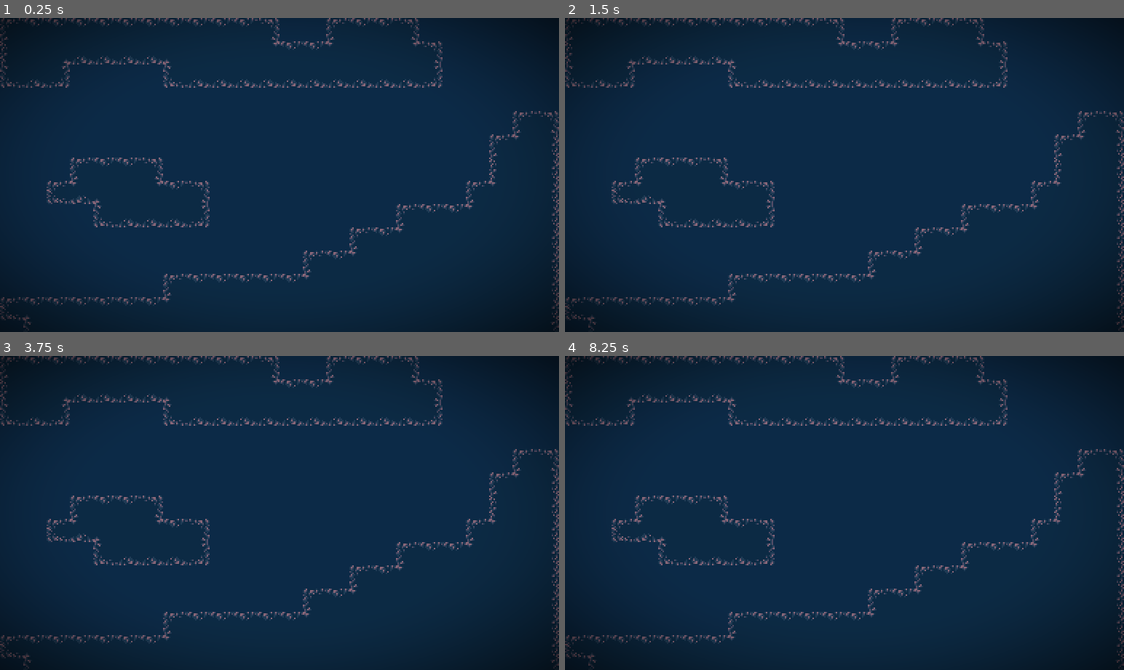
Above: before the commit, frames 1-4 (two rows, left to right).
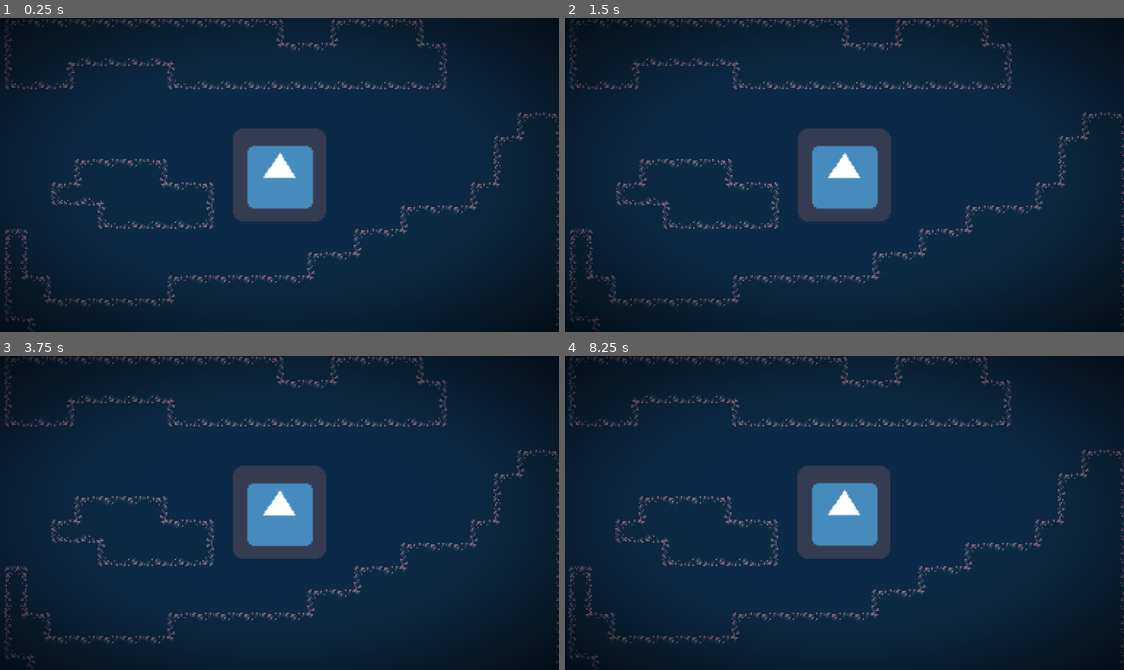
Above: after the commit, the same moments.

Repository: Fantasu/DoubleTroubleRep
Game: Godot game, scene res://scenes/master.tscn
Two runs of this game, one before a commit and one after it. Both use one fixed random seed, a clock stepped at 60 frames per second and the inputs below. The engine's default icon, where the game draws it, is replaced by a stand-in: a white triangle on a blue panel in a dark square.
Inputs:
- Up to frame 1 (0.25 s): no input
- Up to frame 2 (1.5 s): tap Enter at 0.5 s; tap Space at 1.25 s; hold Down (ui_down) from 1.28 s (still down)
- Up to frame 3 (3.75 s): tap Enter at 2, 3.5 s; release Down (ui_down) at 2.03 s; tap Space at 2.75 s; hold Down (ui_down) from 3.53 s (still down)
- Up to frame 4 (8.25 s): tap Space at 4.25 s; release Down (ui_down) at 5.78 s; hold Down (ui_down) from 8.03 s (still down)

The runs differ from the first frame. In frame 1, 9.0% of the frame differs, in the area x 0-100%, y 0-100%; in frame 2, 9.0%; in frame 3, 8.9%; in frame 4, 9.0%.

Commit message:
shakecamera and gameevents

Diff:
--- a/enemy_project/project.godot
+++ b/enemy_project/project.godot
@@ -29,6 +29,10 @@
 config/name="Enemy-y-y-y"
 run/main_scene="res://scenes/master.tscn"
 config/icon="res://icon.png"
+
+[autoload]
+
+GameEvents="*res://scenes/autoloads/gameevents.gd"
 
 [display]
 
--- /dev/null
+++ b/enemy_project/scenes/autoloads/gameevents.gd
@@ -0,0 +1,3 @@
+extends Node
+
+signal call_shake(trauma_amount) #0 - 1
--- /dev/null
+++ b/enemy_project/scenes/camera/camera.tscn
@@ -0,0 +1,11 @@
+[gd_scene load_steps=2 format=2]
+
+[ext_resource path="res://scripts/camera/camera.gd" type="Script" id=1]
+
+[node name="Camera2D" type="Camera2D"]
+position = Vector2( 192, 108 )
+script = ExtResource( 1 )
+
+[node name="Timer" type="Timer" parent="."]
+
+[node name="Tween" type="Tween" parent="."]
--- a/enemy_project/scenes/master.tscn
+++ b/enemy_project/scenes/master.tscn
@@ -1,7 +1,10 @@
-[gd_scene load_steps=47 format=2]
+[gd_scene load_steps=50 format=2]
 
 [ext_resource path="res://assets/sprites/tilemaps/tilemap1.png" type="Texture" id=1]
 [ext_resource path="res://assets/resources/shaders/vignetteshader.shader" type="Shader" id=2]
+[ext_resource path="res://scenes/camera/camera.tscn" type="PackedScene" id=3]
+[ext_resource path="res://scripts/levels/master.gd" type="Script" id=4]
+[ext_resource path="res://icon.png" type="Texture" id=5]
 
 [sub_resource type="ConvexPolygonShape2D" id=3]
 points = PoolVector2Array( 0, 0, 16, 0, 16, 16, 0, 16 )
@@ -410,18 +413,20 @@
 [sub_resource type="ShaderMaterial" id=2]
 shader = ExtResource( 2 )
 shader_param/color = Color( 0, 0, 0, 1 )
-shader_param/multiplier = 0.321
-shader_param/softness = 0.982
+shader_param/multiplier = 0.236
+shader_param/softness = 0.998
 
 [node name="Master" type="Node2D"]
+script = ExtResource( 4 )
 
 [node name="TileMap" type="TileMap" parent="."]
 tile_set = SubResource( 1 )
 cell_size = Vector2( 16, 16 )
 format = 1
-tile_data = PoolIntArray( 0, 0, 0, 1, 0, 1, 2, 0, 1, 3, 0, 1 …(1272 unchanged characters)… 524310, 0, 65537, 524311, 0, 65538, 589839, 0, 0, 589840, 0, 1, 589841, 0, 131078, 589842, 0, 65537, 589843, 0, 65537, 589844, 0, 65537, 589845, 0, 65537, 589846, 0, 65537, 589847, 0, 65538, 655373, 0, 0, 655374, 0, 1, 655375, 0, 131078, 655376, 0, 65537, 655377, 0, 65537, 655378, 0, 65537, 655379, 0, 65537, 655380, 0, 65537, 655381, 0, 65537, 655382, 0, 65537, 655383, 0, 65538, 720903, 0, 0, 720904, 0, 1, 720905, 0, 1, 720906, 0, 1, 720907, 0, 1, 720908, 0, 1, 720909, 0, 131078, 720910, 0, 65537, 720911, 0, 65537, 720912, 0, 65537, 720913, 0, 65537, 720914, 0, 65537, 720915, 0, 65537, 720916, 0, 65537, 720917, 0, 65537, 720918, 0, 65537, 720919, 0, 65538, 786432, 0, 196608, 786433, 0, 6, 786434, 0, 1, 786435, 0, 1, 786436, 0, …(776 unchanged characters)…
+tile_data = PoolIntArray( 0, 0, 0, 1, 0, 1, 2, 0, 1, 3, 0, 1 …(1272 unchanged characters)… 524310, 0, 65537, 524311, 0, 65538, 589824, 0, 3, 589839, 0, 0, 589840, 0, 1, 589841, 0, 131078, 589842, 0, 65537, 589843, 0, 65537, 589844, 0, 65537, 589845, 0, 65537, 589846, 0, 65537, 589847, 0, 65538, 655360, 0, 65539, 655373, 0, 0, 655374, 0, 1, 655375, 0, 131078, 655376, 0, 65537, 655377, 0, 65537, 655378, 0, 65537, 655379, 0, 65537, 655380, 0, 65537, 655381, 0, 65537, 655382, 0, 65537, 655383, 0, 65538, 720896, 0, 131076, 720897, 0, 2, 720903, 0, 0, 720904, 0, 1, 720905, 0, 1, 720906, 0, 1, 720907, 0, 1, 720908, 0, 1, 720909, 0, 131078, 720910, 0, 65537, 720911, 0, 65537, 720912, 0, 65537, 720913, 0, 65537, 720914, 0, 65537, 720915, 0, 65537, 720916, 0, 65537, 720917, 0, 65537, 720918, 0, 65537, 720919, 0, 65538, 786432, 0, 131072, 786433, 0, 9, 786434, 0, 1, 786435, 0, 1, 786436, 0, …(776 unchanged characters)…
 
 [node name="FrontLayer" type="CanvasLayer" parent="."]
+layer = 128
 
 [node name="Vignette" type="ColorRect" parent="FrontLayer"]
 material = SubResource( 2 )
@@ -430,3 +435,14 @@
 __meta__ = {
 "_edit_use_anchors_": false
 }
+
+[node name="BackLayer" type="CanvasLayer" parent="."]
+layer = -1
+
+[node name="Icon" type="Sprite" parent="."]
+position = Vector2( 189, 107 )
+texture = ExtResource( 5 )
+
+[node name="Camera2D" parent="." instance=ExtResource( 3 )]
+current = true
+target_node = NodePath("../Icon")
--- /dev/null
+++ b/enemy_project/scripts/camera/camera.gd
@@ -0,0 +1,42 @@
+extends Camera2D
+
+export (float, 0, 1) var decay = 0.5
+export (float) var max_roll = 0.1
+export (Vector2) var max_offset = Vector2(90, 80)
+export (NodePath) onready var target_node = get_node(target_node)
+
+var trauma = 0
+var trauma_power = 2
+
+onready var noise = OpenSimplexNoise.new()
+var noise_y = 0
+
+
+func _ready():
+	GameEvents.connect("call_shake", self, "add_trauma")
+	randomize()
+	noise.seed = randi()
+	noise.period = 4
+	noise.octaves = 2
+
+
+func add_trauma(amount):
+	#this will add trauma to the current trauma, the higher more shake that exists.
+	trauma = min(trauma + amount, 1.0)
+
+
+func _process(delta):
+	if target_node:
+		self.global_position = target_node.global_position
+
+	if trauma:
+		trauma = max(trauma - decay * delta, 0)
+		shake()
+
+
+func shake():
+	var amount = pow(trauma, trauma_power)
+	noise_y += 1
+	rotation = max_roll * amount * noise.get_noise_2d(noise.seed, noise_y)
+	offset.x = max_offset.x * amount * noise.get_noise_2d(noise.seed*2, noise_y)
+	offset.y = max_offset.y * amount * noise.get_noise_2d(noise.seed*3, noise_y)
--- /dev/null
+++ b/enemy_project/scripts/levels/master.gd
@@ -0,0 +1,5 @@
+extends Node2D
+
+func _input(event):
+	if event.is_action_pressed("ui_down"):
+		GameEvents.emit_signal("call_shake", 0.25)
Binary file added: enemy_project/assets/sprites/particles/background_particles/bparticle4.png
Not shown, added: enemy_project/assets/sprites/particles/background_particles/bparticle4.png.import
Binary file added: enemy_project/assets/sprites/particles/background_particles/bparticle5.png
Not shown, added: enemy_project/assets/sprites/particles/background_particles/bparticle5.png.import
